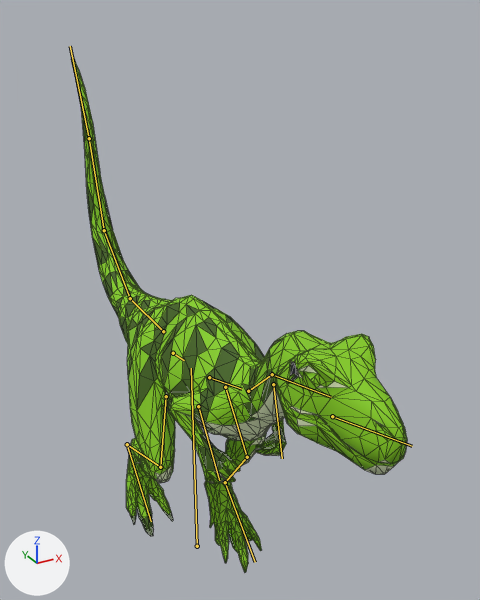
The glTF model packages/client/public/models/raptor.glb as it was, and as the next commit left it.
Before and after are seen from a 50 mm lens placed at (-0.96, -2.16, 2.23), pointed at (0.21, -0.03, 1.16). Arrows for +X, +Y and +Z are at lower left; the lights stay in place. The older version comes first. Both versions are drawn at frame 6 of the action 'jump'; the numbers are the values there. The bones that bend it are drawn over the model as lines. Mesh edges are drawn as thin lines.

Names of what the first picture shows: 'raptor'.
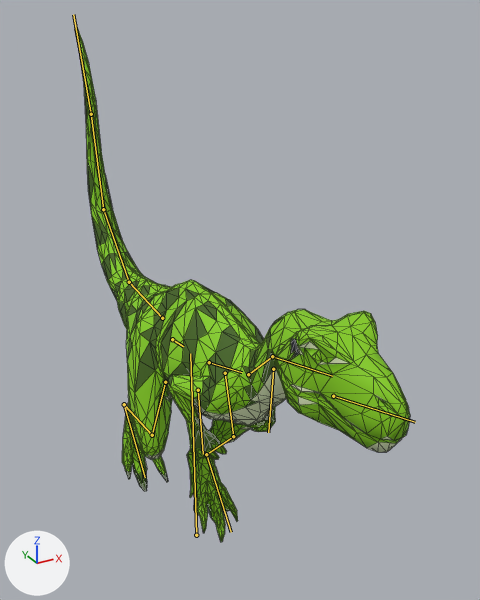
Where the change shows, as pixel boxes [x1, y1, x2, y2] in the pictures (480 x 600 px):
'raptor', posed
    before: [71, 58, 407, 573]
    after: [75, 28, 410, 542]
bone 'root', root to tip
    before: (197, 546) to (191, 368)
    after: (196, 535) to (190, 353)
bone 'arm.L', root to tip
    before: (198, 406) to (219, 480)
    after: (198, 390) to (203, 454)
bone 'arm.R', root to tip
    before: (273, 384) to (282, 458)
    after: (273, 369) to (268, 432)
bone 'tail.1', root to tip
    before: (163, 331) to (130, 298)
    after: (162, 318) to (129, 282)
bone 'tail.2', root to tip
    before: (130, 298) to (104, 230)
    after: (129, 282) to (103, 209)
bone 'tail.3', root to tip
    before: (104, 230) to (89, 138)
    after: (103, 209) to (91, 114)
bone 'thigh.L', root to tip
    before: (166, 396) to (160, 467)
    after: (165, 382) to (152, 435)
bone 'shin.L', root to tip
    before: (160, 467) to (127, 444)
    after: (152, 435) to (124, 404)
bone 'thigh.R', root to tip
    before: (225, 387) to (247, 457)
    after: (225, 373) to (233, 436)
bone 'shin.R', root to tip
    before: (247, 457) to (225, 482)
    after: (233, 436) to (206, 454)

The edits, one by one:
Bone 'root' (bone_root) moves from (0.0, -0.043, 0.0) to (0.0, 0.023, 0.0).
Bone 'arm.L' (bone_arm_l) turns from (-1, 0, 0) to (-25, 0, 0) degrees about its own x, y and z.
Bone 'arm.R' (bone_arm_r) turns from (-1, 0, 0) to (-25, 0, 0) degrees about its own x, y and z.
Bone 'tail.1' (bone_tail_1) turns from (-14, 0, 0) to (-17, 0, 0) degrees about its own x, y and z.
Bone 'tail.2' (bone_tail_2) turns from (-7, 0, 0) to (-8, 0, 0) degrees about its own x, y and z.
Bone 'tail.3' (bone_tail_3) turns from (-5, 0, 0) to (-6, 0, 0) degrees about its own x, y and z.
Bone 'thigh.L' (bone_thigh_l) turns from (12, 0, 0) to (-8, 0, 0) degrees about its own x, y and z.
Bone 'shin.L' (bone_shin_l) turns from (-33, 0, 0) to (-21, 0, 0) degrees about its own x, y and z.
Bone 'thigh.R' (bone_thigh_r) turns from (12, 0, 0) to (-8, 0, 0) degrees about its own x, y and z.
Bone 'shin.R' (bone_shin_r) turns from (-33, 0, 0) to (-21, 0, 0) degrees about its own x, y and z.
